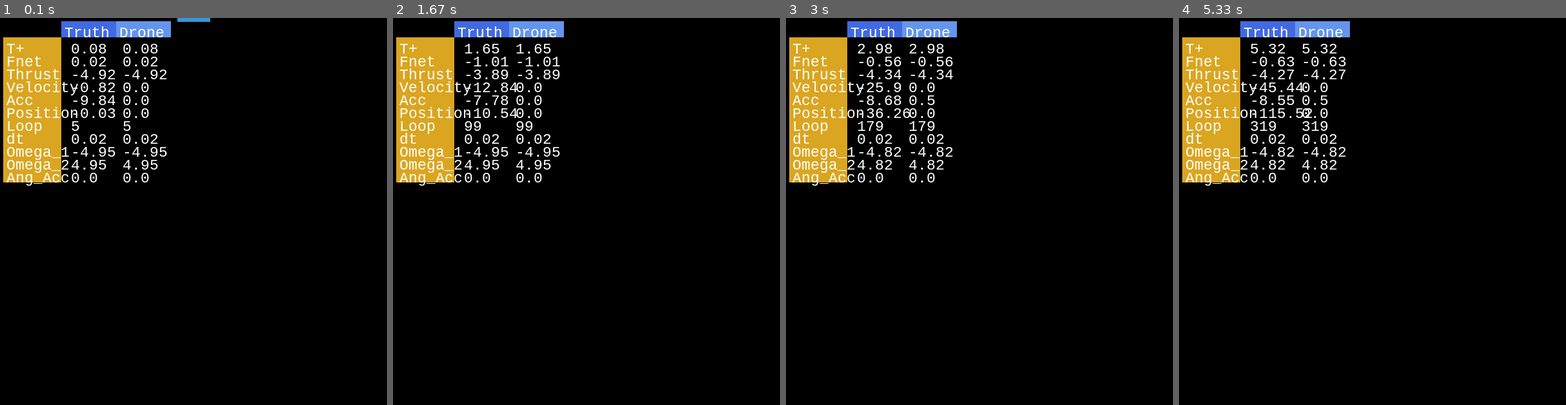
Above: before the commit, frames 1-4 (left to right).
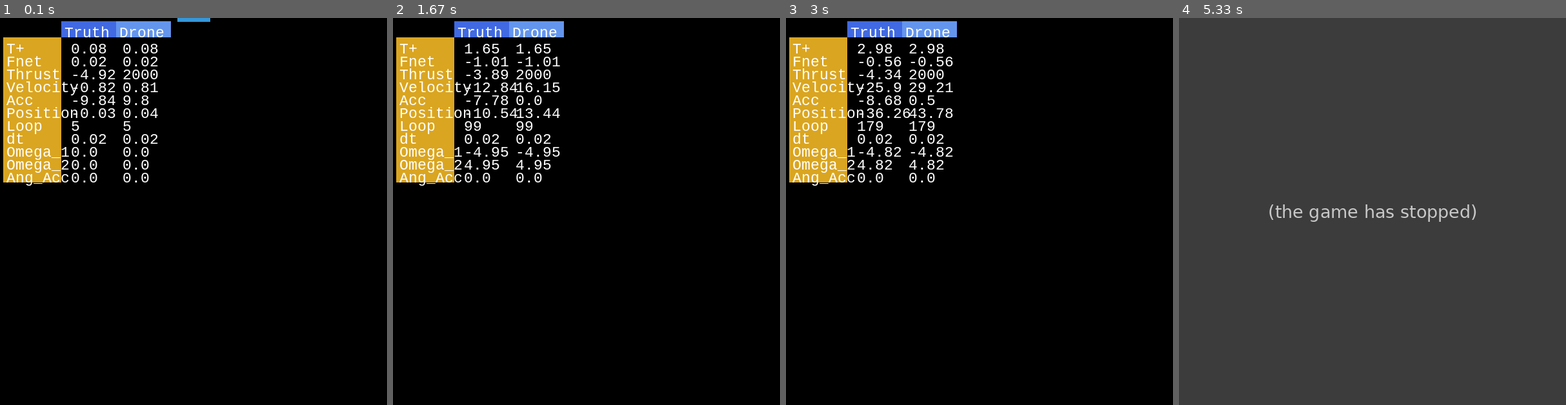
Above: after the commit, the same moments.

Repository: taostlt/air
Game: pygame game, started from drone_drop.py
The game is run twice, just before and just after one commit, with the same random seed, the same clock (stepped at 60 frames per second) and the same inputs.
Inputs:
- Up to frame 1 (0.1 s): no input
- Up to frame 2 (1.67 s): hold Right 0.33-0.8 s; hold Up 0.83-1.13 s; hold Right 1.17-1.63 s
- Up to frame 3 (3 s): hold Down 2.23-2.53 s; hold Left 2.57-2.97 s
- Up to frame 4 (5.33 s): hold Up 3-3.37 s; hold Right 3.4-4.03 s; hold Down 4.07-4.43 s

The runs differ from the first frame. In frame 1, 0.7% of the frame differs, in the area x 18-44%, y 13-40%; in frame 2, 0.4%; in frame 3, 0.4%; in frame 4, 100%, in the area x 0-100%, y 0-100%.
After the commit the program exited at 5.02 s; later frames show no game.

Commit message:
Updated comments, added line breaks to arugment list

Diff:
--- a/drone_drop.py
+++ b/drone_drop.py
@@ -77,15 +77,12 @@
     def z_dot_dot(self):
         f_1 = self.K_f * self.omega_1**2
         f_2 = self.K_f * self.omega_2**2
-        # print('Kf, f_1, f_2, inside z_dot_dot function: ', self.K_f, f_1, f_2)
-        # print('f1, f2, inside function: ', f_1, f_2)
-        # print('Omega 1, Omega 2, inside function: ', self.omega_1, self.omega_2)
-
         f_g = self.mass * self.g
-        # print('fg: ', f_g)
+        print('fg: ', f_g)
         f_total = -f_1 - f_2 + f_g
-        # print('f_total: ', f_total)
+        print('f_total: ', f_total)
         vertical_acceleration = f_total / self.mass
+        print(f'Vertical acc is: {vertical_acceleration}')
         return vertical_acceleration
 
     @property
@@ -314,7 +311,7 @@
 
         label_list = ['T+', 'Fnet', 'Thrust','Velocity', 'Acc', 'Position', 'Loop', 'dt', 'Omega_1', "Omega_2", 'Ang_Acc']
         truth_list = [time, Fnet_truth, thrust_truth, velocity[1], acceleration, position[1], loop, dt, omega_1, omega_2, ang_acc_truth]
-        drone_list = [time, Fnet_truth, thrust_truth, CoaxialDrone.z_dot, CoaxialDrone.z_dot_dot, CoaxialDrone.z, loop, dt, omega_1, omega_2, CoaxialDrone.psi_dot_dot]
+        drone_list = [time, Fnet_truth, 2000, CoaxialDrone.z_dot, CoaxialDrone.z_dot_dot, CoaxialDrone.z, loop, dt, omega_1, omega_2, CoaxialDrone.psi_dot_dot]
 
         # Draw Orange Column background       "TEXT" (width) (row height) [background color]
         time_card = Card(self.screen, self.font, "", 10, 35, 85, len(label_list)*rowHeight, THECOLORS['goldenrod'])
@@ -433,7 +430,6 @@
 
     CoaxialDrone = CoaxialCopter('Alex', space)                    # Create drone that can fly
     loop = 0                                                       # Initialize frame counter
-
     while True:
         for event in pygame.event.get():
             if event.type == pygame.QUIT:
@@ -491,12 +487,12 @@
         dt = time / loop               # The amount of time it takes for each frame, time needed per loop
                                        # dt is the time required to increment each step or frame.
 
-        stable_omega_1, stable_omega_2 = CoaxialDrone.set_rotors_angular_velocities(linear_acc_desired, psi_acc_desired)
-        print(f'\n omega_1: {stable_omega_1:0.4f} , omega_2: {stable_omega_2:0.3f}')
+        # stable_omega_1, stable_omega_2 = CoaxialDrone.set_rotors_angular_velocities(linear_acc_desired, psi_acc_desired)
+        # print(f'\n omega_1: {stable_omega_1:0.4f} , omega_2: {stable_omega_2:0.3f}')
 
         vertical_acc = CoaxialDrone.z_dot_dot
-        print(
-            f'Given linear_acc = {linear_acc_desired}, and psi_acc = {psi_acc_desired} of a drone with a mass of {CoaxialDrone.mass} and gravity of {CoaxialDrone.g} results \n in {stable_omega_1:0.3f} , {stable_omega_2:0.3f} -> vert_acc: {vertical_acc:0.4f}')
+        # print(
+        #     f'Given linear_acc = {linear_acc_desired}, and psi_acc = {psi_acc_desired} of a drone with a mass of {CoaxialDrone.mass} and gravity of {CoaxialDrone.g} results \n in {stable_omega_1:0.3f} , {stable_omega_2:0.3f} -> vert_acc: {vertical_acc:0.4f}')
 
         #BENCH MARK A ----------------------------------------
         # CoaxialDrone.omega_1 = stable_omega_1 * math.sqrt(2.1)
@@ -558,15 +554,15 @@
         # CoaxialDrone.set_rotors_angular_velocities(target_z_dot_dot, 0.0)
 
         # CoaxialDrone.advance_state(dt)
-        # CoaxialDrone.advance_state_uncontrolled(dt)
+        CoaxialDrone.advance_state_uncontrolled(dt)
         print(f'Velocity is: {CoaxialDrone.z_dot}')
 
-        # Fnet = ma, F = m(g - a), m*g - m*a.    g = space.gravity = (0, 9.8)
+        # Fnet = ma, F = m(g - a), m*g - m*a.   g = space.gravity = (0, 9.8)
         # Fnet_truth =  CoaxialDrone.mass * space.gravity[1] - CoaxialDrone.mass * drone.shape.acceleration?
-        Fnet_truth = CoaxialDrone.mass * gravity_float - CoaxialDrone.mass * float(velocity_truth[1]) / seconds
+        Fnet_truth = CoaxialDrone.mass * gravity_float - CoaxialDrone.mass * float(velocity_truth[1] / seconds)
         print(f'Fnet_truth = {Fnet_truth}')
 
-        thrust_truth = CoaxialDrone.mass*gravity_float - Fnet_truth
+        thrust_truth = CoaxialDrone.mass * gravity_float - Fnet_truth
         print(f'thrust truth: {thrust_truth}')
         print(f'target z dot dot: {target_z_dot_dot}')
         # CoaxialDrone.shape.body.apply_force_at_local_point((0,), (0, 0))  # arguments: (self._body, tuple(force), tuple(point))
@@ -577,7 +573,7 @@
         t_history.append(time)
         z_history.append(CoaxialDrone.z)
         z_actual.append(CoaxialDrone.shape.body.position)
-        target_z_dot_dot_history.append(-np.cos(time))
+        # target_z_dot_dot_history.append(-np.cos(time))
 
         droneHUD.display(CoaxialDrone, time,
                          Fnet_truth, thrust_truth,
@@ -585,7 +581,7 @@
                          loop, dt, omega_1, omega_2,
                          ang_acc_truth)
 
-        if 10.00 < time < 10.05:
+        if 5.00 < time < 5.05:
             # BENCHMARK C:
             print(f'The Z height at around 10 seconds is: {z_history[-1]}')
 
@@ -600,7 +596,7 @@
             plt.ylabel("Z pos. Est., Z pos Actual")
             plt.xlabel("Time (seconds)")
             plt.legend(["Time","Z Actual", "Z Drone", "target z dot dot"])
-            # plt.gca().invert_yaxis()
+            plt.gca().invert_yaxis()
             plt.show()
             sys.exit(0)
 
